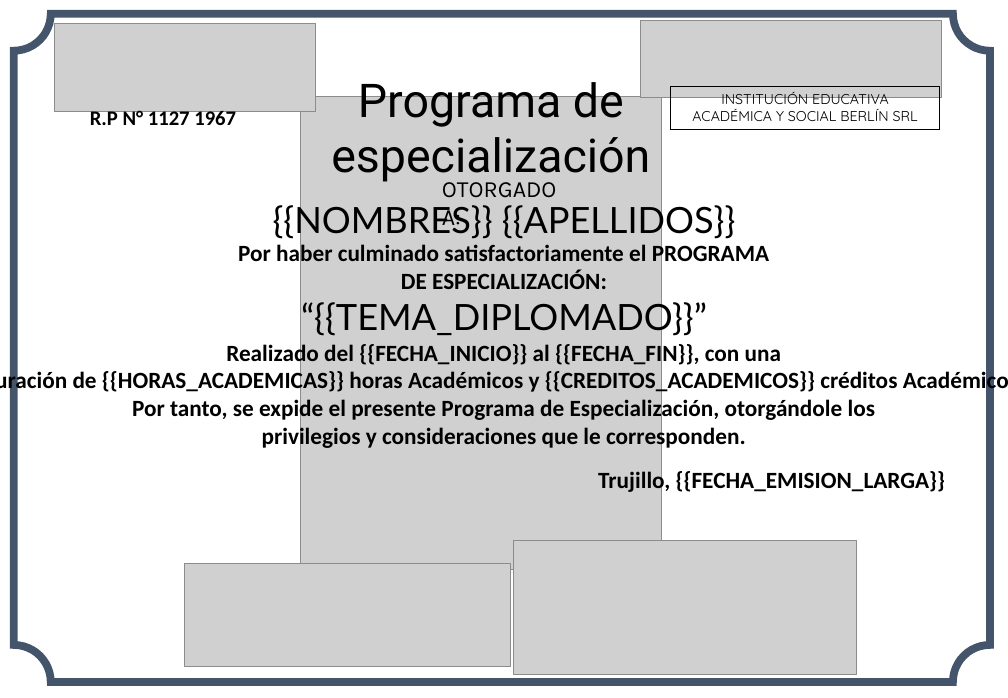
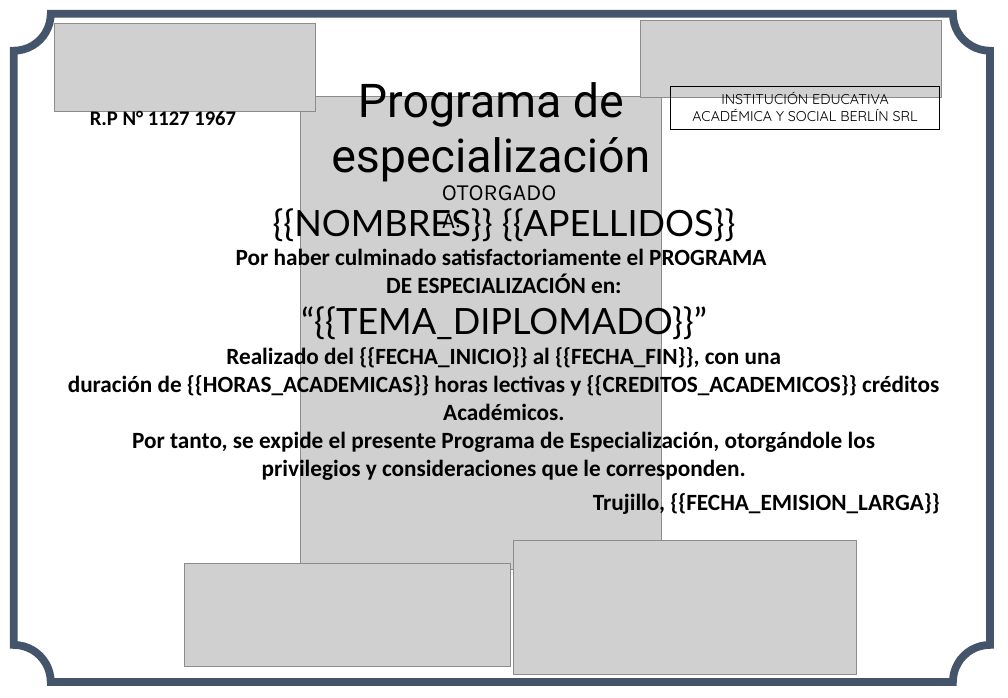
Before and after one commit to CuevaBenjamin-dev/ipde_backend_certificados_automatition, a slide deck: slide 1 of app/templates/colegio_de_profesores_del_peru/plantilla_programa_de_especializacion.pptx. Drawn at 1008x698 pixels with LibreOffice and Linux fonts; fonts in the diff are those of the drawing; grey boxes stand for pictures. Boxes give left, top, right and bottom in pixels: in the first picture for what was removed or moved away, otherwise in the second. Text is boxed around its words. In the diff, an @@ line names an element or a change of style, - is before the commit and + after.

```diff
--- a/app/templates/colegio_de_profesores_del_peru/plantilla_programa_de_especializacion.pptx
+++ b/app/templates/colegio_de_profesores_del_peru/plantilla_programa_de_especializacion.pptx
@@ text at (x1=386, y1=273, x2=622, y2=293): text changed @@
-DE ESPECIALIZACIÓN:
+DE ESPECIALIZACIÓN en:
@@ text at (x1=68, y1=373, x2=939, y2=420): text changed @@
-duración de {{HORAS_ACADEMICAS}} horas Académicos y {{CREDITOS_ACADEMICOS}} créditos Académicos.
+duración de {{HORAS_ACADEMICAS}} horas lectivas y {{CREDITOS_ACADEMICOS}} créditos Académicos.
@@ text removed at (x1=598, y1=468, x2=946, y2=494) @@
-Trujillo, {{FECHA_EMISION_LARGA}}
@@ text at (x1=593, y1=490, x2=940, y2=516): paragraph added @@
+Trujillo, {{FECHA_EMISION_LARGA}}
```
Also in this commit, not shown: 1 other slide changed, 20 other files.
